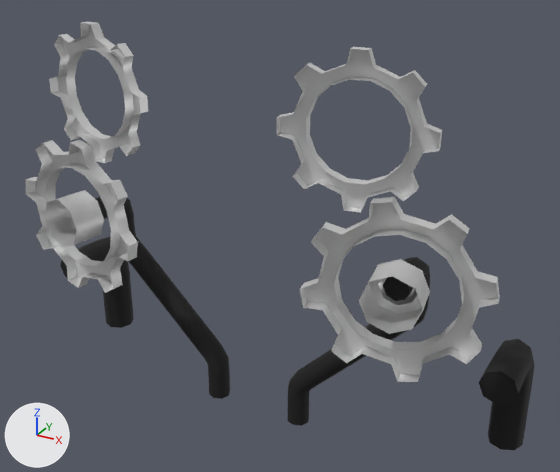
One commit to the glTF model maps/lattice/models/cogs.glb: the scene before it, then after it.
The view is the same before and after, from a 50 mm lens placed at (8.06, -42.5, 11.39), pointed at (0.48, -28.72, 4.5). Every picture has the same lights, and +X, +Y and +Z are marked at lower left. Where no turn or scale is listed for an object, it has been applied to the vertices.

Objects in the first picture: 'CentralPortion', 'Cog', 'Cog.001', 'Cylinder', 'Pipe.002'.
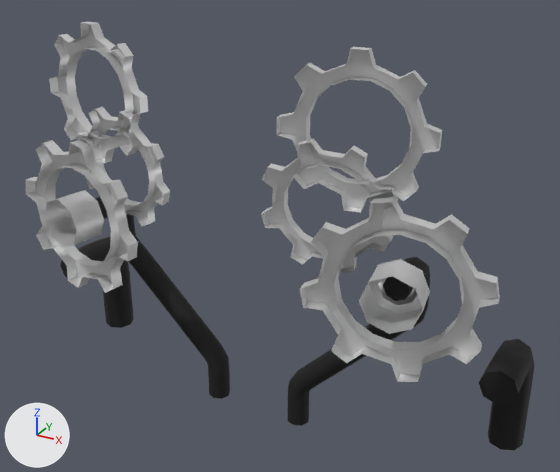
The change, as a diff of the scene's bpy script:
```diff
--- a/maps/lattice/models/cogs.glb.py
+++ b/maps/lattice/models/cogs.glb.py
@@ me_cylinder_001 @@
+me_cylinder_001.from_pydata(...)  # 192 vertices, 288 faces; spans x -6.1..1.28, y -0.23..0.42, z -1.29..1.3
+me_cylinder_001.materials.append(mat_mat_floral)  # white #e7e7e7
@@ ob_cog_002 @@
+ob_cog_002 = bpy.data.objects.new('Cog.002', me_cylinder_001)
+ob_cog_002.location = (2.41, -30.5, 6.12)
```

Pixel boxes [x1, y1, x2, y2] of what changed, in the pictures (560 x 472 px):
'Cog.002', added: after [78, 106, 398, 273]
